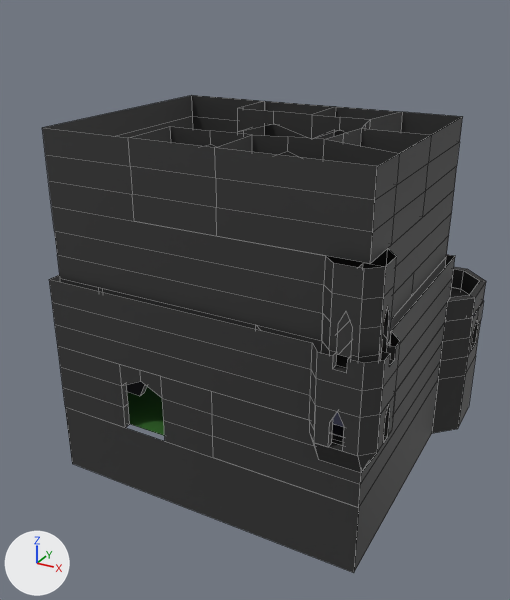
The Blender file Assets/Models/ShaderCastle/TexturesAndColor.blend: old version first, new version second.
The view is the same before and after, from a camera (50 mm lens) standing at (15.7, -19.5, 16.7) and looking at (2.9, 3.8, 5.0). Lighting does not change. The marker at lower left points along +X, +Y and +Z. The first picture is the older version. Mesh edges are drawn as thin lines.

Objects in the first picture: 'Floor +0 -col', 'Floor +1 -col', 'Floor +2 -col', 'Floor +3 -col', 'Floor -1 -col'.
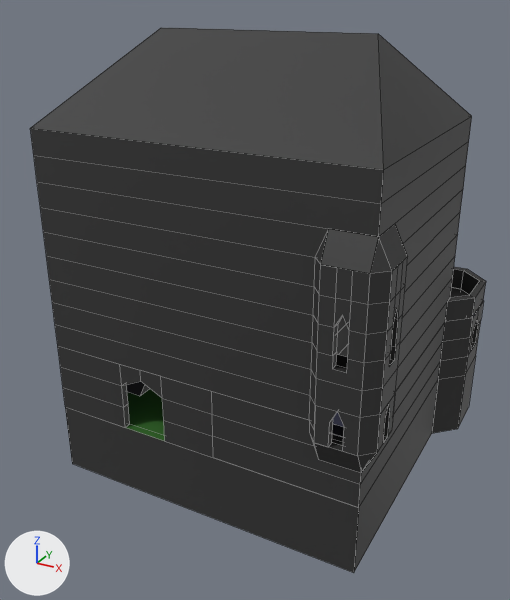
Where the change shows, as pixel boxes [x1, y1, x2, y2] in the pictures (510 x 600 px; the box of a moved part takes in the faces that stretch with it):
'Floor +3 -col', reshaped: before [42, 95, 463, 264]; after [30, 116, 472, 257]
'Roof', shown: after [31, 27, 471, 274]
'Floor +2 -col', reshaped: before [51, 190, 454, 357]; after [40, 189, 463, 363]
part 1 of me_plane_011, moved or reshaped: before [140, 385, 147, 396]; after [126, 385, 165, 441]
part 2 of me_plane_004, added: after [40, 189, 463, 363]
part 3 of me_plane_005, added: after [30, 116, 472, 257]

The change, as a diff of the scene's bpy script:
```diff
--- a/Assets/Models/ShaderCastle/TexturesAndColor.blend.py
+++ b/Assets/Models/ShaderCastle/TexturesAndColor.blend.py
@@ me_plane_011 @@
 # used by ob_floor__0__col; location = (0.0, 0.0, 0.0)
-me_plane_011.from_pydata(...)  # 267 vertices, 191 faces, 4 loose edges; spans x -5.3..10.3, y -6.0..14.3, z 0.0..3.0
+me_plane_011.from_pydata(...)  # 267 vertices, 193 faces, 1 loose edge; spans x -5.3..10.3, y -0.3..14.3, z 0.0..3.0
+# me_plane_011 part 1
+# 3 vertices are removed from x -4.0..1.0, y -6.0..2.3, z 0.0
+# 2 faces are deleted
+# 3 loose edges are deleted
+# 3 vertices move from x -4.0..-2.0, y 2.3..5.0, z 0.0..2.7 to x -4.0..-2.0, y 3.8..5.2, z 0.0..2.7
+# 3 vertices are added at (-4.0, 3.8, 0.0), (-2.0, 3.8, 1.4), (-4.0, 3.8, 1.4)
+# 3 new faces join them, mat_333333 (dark grey #333333)
+# 1 new face joins them, mat_floor (dark green #346a2a)
 me_plane_011.materials.append(mat_333333)
@@ me_plane_004 @@
 # used by ob_floor__2__col; location = (0.0, 0.0, 6.0)
-me_plane_004.from_pydata(...)  # 64 vertices, 32 faces; spans x -4.0..9.5, y -0.5..10.0, z 0.0..3.0
+me_plane_004.from_pydata(...)  # 138 vertices, 86 faces; spans x -4.3..9.8, y -0.8..10.3, z -0.01..3.0
+# me_plane_004 part 2: 74 vertices added at x -4.3..9.8, y -0.8..10.3, z -0.01..3.0
 me_plane_004.materials.append(mat_333333)
@@ me_plane_005 @@
 # used by ob_floor__3__col; location = (0.0, 0.0, 9.0)
-me_plane_005.from_pydata(...)  # 98 vertices, 72 faces; spans x -4.0..9.0, y 0.0..10.0, z 0.0..3.0
+me_plane_005.from_pydata(...)  # 114 vertices, 84 faces; spans x -4.3..9.3, y -0.3..10.3, z 0.0..3.0
+# me_plane_005 part 3: a new loose piece of 16 vertices spanning x -4.3..9.3, y -0.3..10.3, z 0.0..3.0, in mat_333333 (dark grey #333333)
 me_plane_005.materials.append(mat_333333)
@@ me_plane_006 @@
 # used by ob_roof; location = (0.0, 0.0, 12.0)
-me_plane_006.from_pydata(...)  # 15 vertices, 9 faces; spans x -4.0..9.5, y -0.5..10.0, z -3.0..3.0
+me_plane_006.from_pydata(...)  # 31 vertices, 18 faces; spans x -4.3..9.8, y -0.8..10.3, z -3.0..3.3
+# me_plane_006 part 4
+# 16 vertices are added at x -4.3..9.8, y -0.8..10.3, z -3.0..3.3
+# 9 new faces join them, mat_333333 (dark grey #333333)
 me_plane_006.materials.append(mat_roof)
+me_plane_006.materials.append(mat_333333)  # dark grey #333333
@@ ob_roof @@
 ob_roof.location = (0.0, 0.0, 12.0)
-ob_roof.hide_set(True)
```
